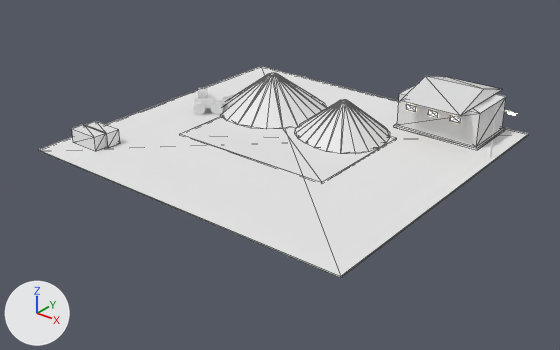
The FBX model Assets/Art/KayseriIsland/Models/Coal/Phase1/Depot_P1.fbx as it was, and as the next commit left it.
Camera for both pictures: a 50 mm camera at (88.4, 14.5, 75.4) aimed at (2.0, 122.5, 8.5). Every picture has the same lights, and +X, +Y and +Z are marked at lower left. The picture after the commit comes second. Mesh edges are drawn as thin lines on the coarser meshes. Where no turn or scale is listed for an object, it has been applied to the vertices.

Objects in the first picture: 'Depot.Containers', 'Depot.Loader', 'Depot.Pile0', 'Depot.Pile1', 'Depot.Shed1', 'Depot.Yard' and 1 more.
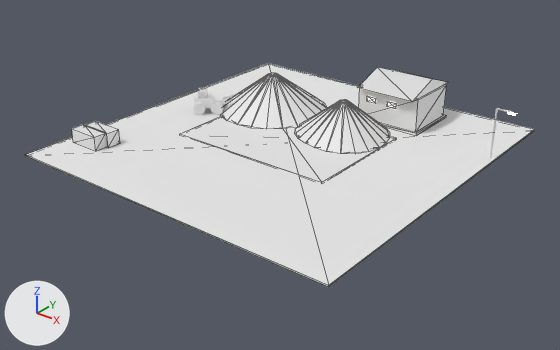
What differs and where, as boxes (x1, y1, x2, y2) in the pictures (560 x 350 px; the box of a moved part takes in the faces that stretch with it):
'Depot.Yard', reshaped: before (39, 66, 529, 278); after (25, 63, 534, 287)
'Depot.Shed1', reshaped, moved (19% narrower, 7% shorter): before (394, 76, 506, 150); after (358, 67, 448, 136)
part 1 of me_depot_shed1_001, added: after (379, 115, 447, 136)
part 2 of me_depot_shed1_001, added: after (359, 84, 446, 132)
part 3 of me_depot_shed1_001, moved or reshaped: before (406, 104, 416, 112); after (367, 96, 376, 103)
part 4 of me_depot_shed1_001, moved or reshaped: before (428, 110, 438, 117); after (387, 101, 396, 109)
part 5 of me_depot_shed1_001, deleted: before (394, 84, 506, 150)
part 6 of me_depot_shed1_001, moved or reshaped: before (401, 76, 503, 116); after (358, 67, 448, 102)

What the commit changed:
me_depot_yard_001 is used by ob_depot_yard; location (0.0, 0.0, 13.0).
me_depot_yard_001 had 16 vertices, 24 faces and spanned x -36.0..36.0, y 94.0..162.0, z 0.0..0.4.
me_depot_yard_001 now has 16 vertices, 24 faces and spans x -36.0..36.0, y 91.0..165.0, z 0.0..0.4.
me_depot_yard_001 part 7: the loose piece of 8 vertices spanning x -36.0..36.0, y 94.0..162.0, z 0.0..0.3 is scaled about its middle by (1, 1.09, 1).
me_depot_shed1_001 is used by ob_depot_shed1; location (22.0, 154.0, 13.3).
me_depot_shed1_001 had 70 vertices, 104 faces and spanned x -9.5..9.5, y -9.6..9.6, z 0.0..10.1.
me_depot_shed1_001 now has 62 vertices, 92 faces and spans x -7.5..7.5, y -7.6..7.6, z 0.0..10.1.
me_depot_shed1_001 part 1: a new loose piece, a box spanning x -7.5..7.5, y -6.5..6.5, z 0.0..0.5, in mat_concrete_dk (white #e7e7e7).
me_depot_shed1_001 part 2: a new loose piece, a box spanning x -7.0..7.0, y -6.0..6.0, z 0.5..7.5, in mat_wood_lt (white #e7e7e7).
me_depot_shed1_001 part 3: the loose piece of 8 vertices spanning x -7.1..-4.9, y -6.1..-5.9, z 4.5..5.6 is moved by (2.0, 0.0, 0.0).
me_depot_shed1_001 part 4: the loose piece of 8 vertices spanning x -2.1..0.1, y -6.1..-5.9, z 4.5..5.6 is moved by (2.0, 0.0, 0.0).
me_depot_shed1_001 part 5: 6 loose pieces with 48 vertices, spanning x -9.5..9.5, y -6.5..6.5, z 0.0..7.5, are deleted.
Part 6, on me_depot_shed1_001:
4 vertices are removed from x -6.6..6.6, y -9.6..9.6, z 7.5.
8 faces are deleted.
4 vertices are added at (6.6, -7.6, 7.5), (6.6, 7.6, 7.5), (-6.6, -7.6, 7.5), (-6.6, 7.6, 7.5).
8 new faces join them, mat_roof_red (white #e7e7e7).
Other edits to the shape of me_depot_shed1_001 do not show in these pictures.
Object 'Depot.Shed1' (ob_depot_shed1) moves from (22.0, 154.0, 13.3) to (11.0, 153.0, 13.3).
